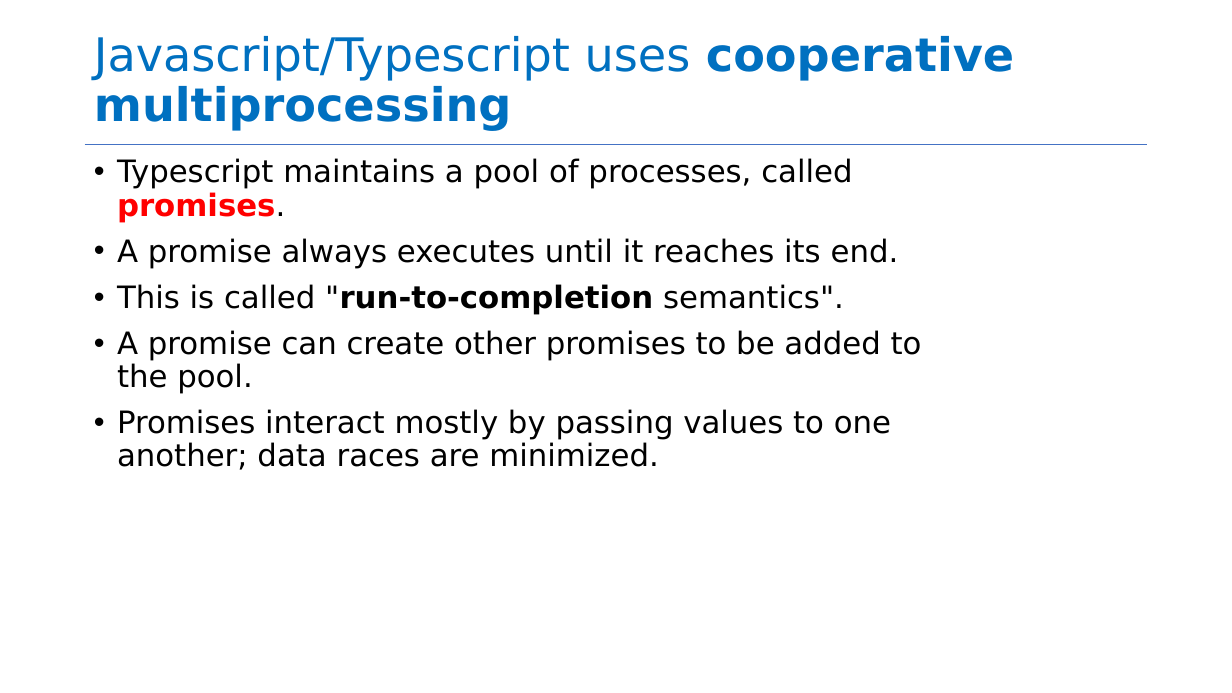
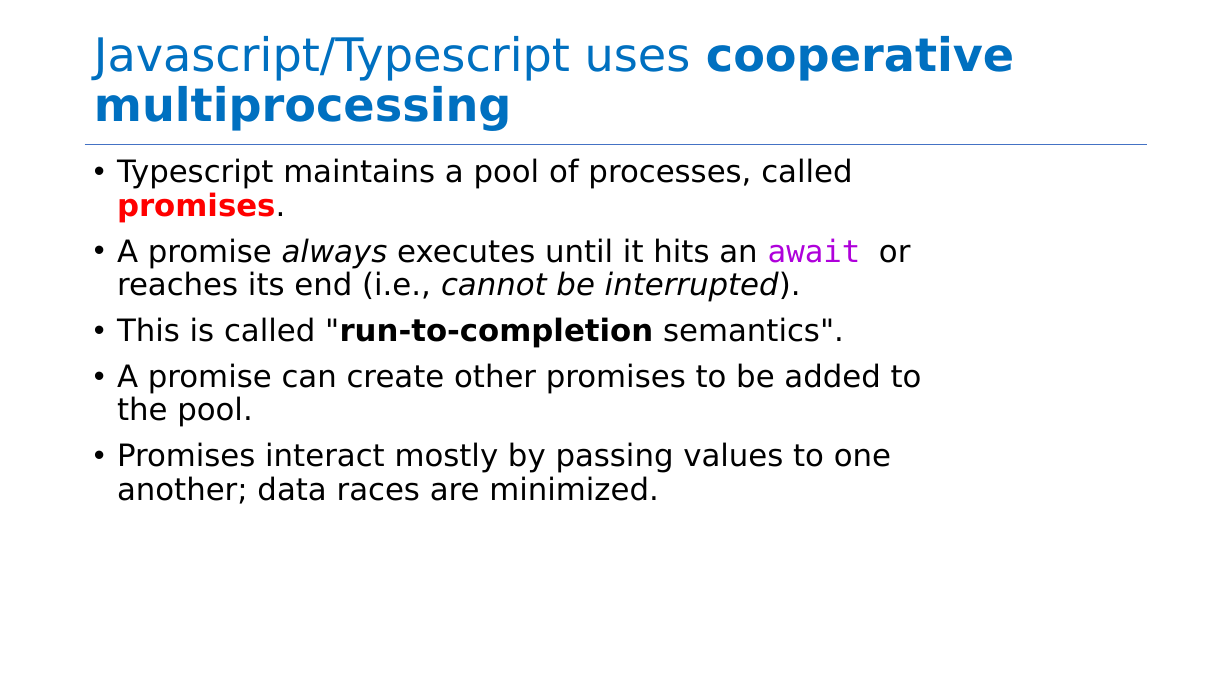
Before and after one commit to neu-se/CS4530-Spring-2025, a slide deck: slide 6 of Slides/Module 06 Concurrency Patterns in Typescript.pptx. Drawn at 1232x693 pixels with LibreOffice and Linux fonts; fonts in the diff are those of the drawing. Boxes give left, top, right and bottom in pixels: in the first picture for what was removed or moved away, otherwise in the second. Text is boxed around its words. In the diff, an @@ line names an element or a change of style, - is before the commit and + after.

```diff
--- a/Slides/Module 06 Concurrency Patterns in Typescript.pptx
+++ b/Slides/Module 06 Concurrency Patterns in Typescript.pptx
@@ text at (117,238,910,302): text changed @@
-• A promise always executes until it reaches its end.
+• A promise always executes until it hits an await or reaches its end (i.e., cannot be interrupted).
```
Also in this commit, not shown: 14 other slides changed, 1 other file.
